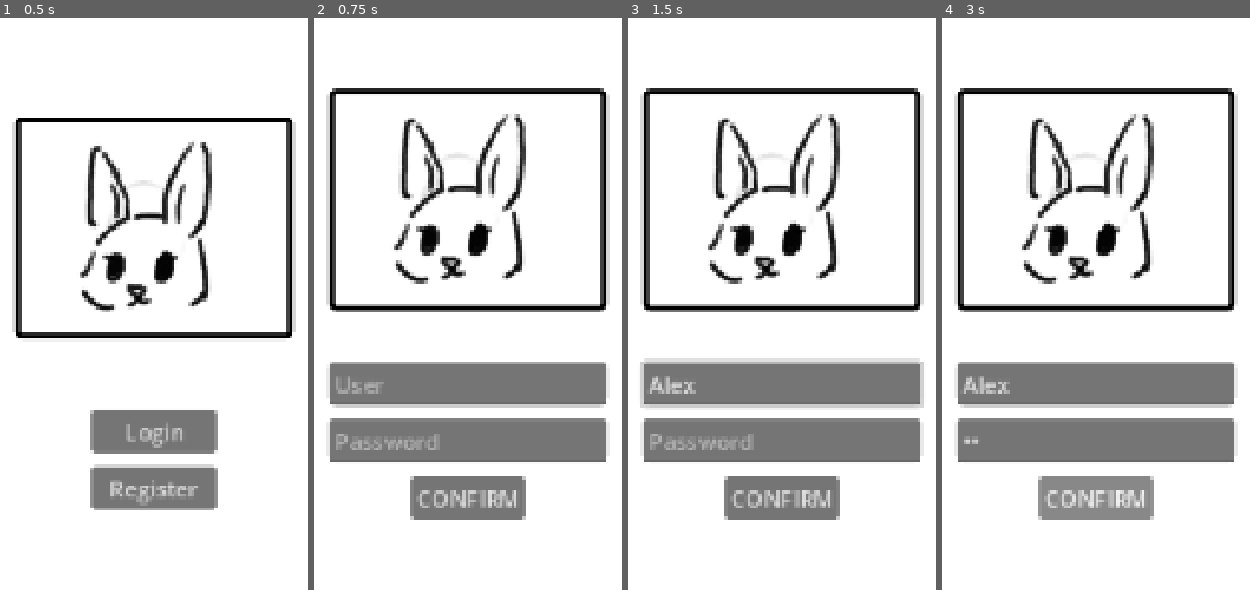
Above: before the commit, frames 1-4 (left to right).
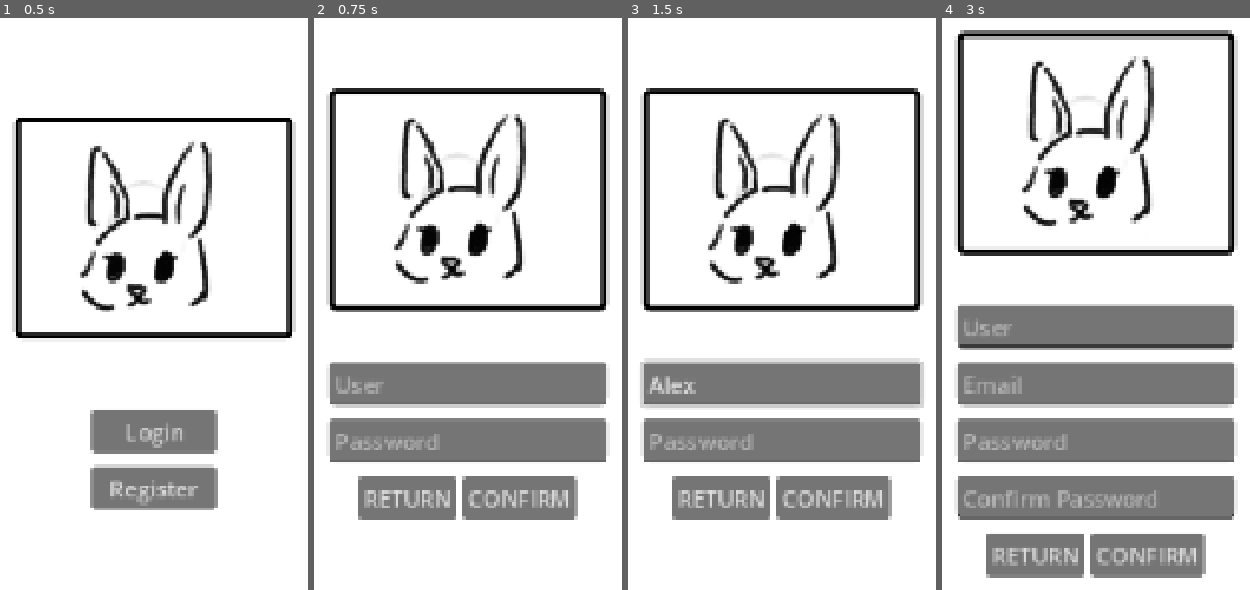
Above: after the commit, the same moments.

Repository: sandre-to/bachelor2026-frontend
Game: Godot game, scene res://scenes/login_screen/login_scene.tscn
Two runs of this game, one before a commit and one after it. Both use one fixed random seed, a clock stepped at 60 frames per second and the inputs below. This scene is started directly instead of the project's main scene.
Inputs (mouse positions are in pixels of both pictures, inside the frame that each line leads up to):
- Up to frame 1 (0.5 s): no input
- Up to frame 2 (0.75 s): click "Login" at 0.5 s
- Up to frame 3 (1.5 s): click (782, 384) at 1.27 s; type "Alex" at 1.35 s
- Up to frame 4 (3 s): click (1096, 441) at 1.5 s; type "12" at 1.58 s; click (1034, 498) at 2 s, where only the run after the commit has a clickable "RETURN"; click (1096, 487) at 2.75 s, where only the run after the commit has a clickable "Register"

Frame 1 is identical in both runs. In frame 2, 3.5% of the frame differs, in the area x 14-86%, y 80-88%; in frame 3, 3.5%; in frame 4, 29%, in the area x 3-97%, y 2-98%.

Commit message:
logginn- og registreringssiden funksjonerer

Diff:
--- a/scenes/login_screen/login_scene.gd
+++ b/scenes/login_screen/login_scene.gd
@@ -1,6 +1,4 @@
 class_name LoginScreen extends Control
-
-@export var host_url: String = "http://localhost:8080"
 
 # UI Knapper
 @onready var choose_login_button: Button = $MarginContainer/VBoxContainer/ChooseLoginOrRegister/VBoxContainer/ChooseLoginButton
@@ -15,6 +13,13 @@
 @onready var register_panel: VBoxContainer = $MarginContainer/VBoxContainer/RegisterPanel
 @onready var confirm_register: Button = $MarginContainer/VBoxContainer/RegisterPanel/ConfirmRegister
 
+# URL-er
+@export var host_url: String = "http://localhost:8080"
+@export var register_url: String = "/api/user/register"
+@export var login_url: String = "/login"	# Endre til /api/user/login
+var last_request_type: String = "None"
+
+
 func _ready() -> void:
 	log_or_reg_panel.show()
 	register_panel.hide()
@@ -22,54 +27,55 @@
 
 	#Setter opp HTTP Request til en URL
 	http_request.request_completed.connect(_on_request_completed)
-	http_request.request(host_url)
 
+
+# _on_request_completed():	Når en forespørsel sendes
+@warning_ignore("unused_parameter")
 func _on_request_completed(
-	result: int,
-	response_code: int,
-	headers: PackedStringArray,
-	body: PackedByteArray
+		result: int,
+		response_code: int,
+		headers: PackedStringArray,
+		body: PackedByteArray
 	) -> void:
 
-	var response_text := body.get_string_from_utf8()
-	print("Response code:", response_code)
-	print("Response body:", response_text)
+	var response_text: String = body.get_string_from_utf8()
+	print(response_text)
 
-	if response_code == 200 or response_code == 201:
-		print("Registration successful!")
+	if last_request_type == "Login":
+	# TODO: Lag en WS-forbindelse
+		pass
+	elif last_request_type == "Register":
+	# TODO: Vis statusmelding til brukeren
+		pass
 	else:
-		print("Registratison failed!")
+		print("wtf")
 
-func _on_register_user_button_pressed() -> void:
-	log_or_reg_panel.hide()
-	register_panel.show()
 
-func _on_choose_login_button_pressed() -> void:
-	log_or_reg_panel.hide()
-	login_panel.show()
 
+# _on_confirm_register_pressed():	Registrer brukeren
 func _on_confirm_register_pressed() -> void:
 	var username: String = register_panel.get_node("UsernameEnter").text
 	var email: String = register_panel.get_node("EmailEnter").text
 	var password: String = register_panel.get_node("PasswordEnter").text
 	var passwordConfirm: String = register_panel.get_node("PasswordEnter2").text
 
+	# TODO:	Vis denne meldingen for brukeren
 	if password != passwordConfirm:
-		push_error("Password not matching")
+		print("Password not matching")
 		return
 
-	#Lagrer informasjonen til en JSON-fil
-	var user_data := {
+	#Lagrer informasjonen i JSON-format
+	var user_data: Dictionary[String, String] = {
 		"username": username,
 		"email": email,
 		"password": password,
 		"passwordConfirm": passwordConfirm
 	}
 
-	var json_string := JSON.stringify(user_data)
+	var json_string: String = JSON.stringify(user_data)
 	var headers := ["Content-Type: application/json"]
 	var error := http_request.request(
-		"http://localhost:8080/api/user/register",
+		host_url + register_url,	# Siden + /api/user/register
 		headers,
 		HTTPClient.METHOD_POST,
 		json_string
@@ -77,3 +83,54 @@
 
 	if error != OK:
 		print("Error sending request: ", error)
+	else:
+		last_request_type = "Register"
+
+
+# _on_confirm_button_pressed():	Logger brukeren inn
+func _on_confirm_button_pressed() -> void:
+	var username: String = login_panel.get_node("UsernameEnter").text
+	var password: String = login_panel.get_node("PasswordEnter").text
+
+	#Lagrer informasjonen i JSON-format
+	var user_data: Dictionary[String, String] = {
+		"username": username,
+		"password": password,
+	}
+
+	var json_string: String = JSON.stringify(user_data)
+	var headers := ["Content-Type: application/json"]
+	var error := http_request.request(
+		host_url + login_url,	# Siden + /api/user/login
+		headers,
+		HTTPClient.METHOD_POST,
+		json_string
+	)
+
+	# TODO: what
+	if error != OK:
+		print("Error sending request: ", error)
+	else:
+		last_request_type = "Login"
+
+
+
+
+func _on_register_user_button_pressed() -> void:
+	log_or_reg_panel.hide()
+	register_panel.show()
+
+
+func _on_choose_login_button_pressed() -> void:
+	log_or_reg_panel.hide()
+	login_panel.show()
+
+
+func _on_back_from_register_button_pressed() -> void:
+	log_or_reg_panel.show()
+	register_panel.hide()
+
+
+func _on_back_from_login_button_pressed() -> void:
+	log_or_reg_panel.show()
+	login_panel.hide()
--- a/scenes/login_screen/login_scene.tscn
+++ b/scenes/login_screen/login_scene.tscn
@@ -103,7 +103,16 @@
 caret_blink = true
 secret = true
 
-[node name="ConfirmButton" type="Button" parent="MarginContainer/VBoxContainer/LoginPanel" unique_id=1859659473]
+[node name="HBoxContainer" type="HBoxContainer" parent="MarginContainer/VBoxContainer/LoginPanel" unique_id=1819320411]
+layout_mode = 2
+size_flags_horizontal = 4
+
+[node name="BackFromLoginButton" type="Button" parent="MarginContainer/VBoxContainer/LoginPanel/HBoxContainer" unique_id=116711801]
+custom_minimum_size = Vector2(48, 0)
+layout_mode = 2
+text = "RETURN"
+
+[node name="ConfirmButton" type="Button" parent="MarginContainer/VBoxContainer/LoginPanel/HBoxContainer" unique_id=1859659473]
 layout_mode = 2
 size_flags_horizontal = 4
 text = "CONFIRM"
@@ -146,7 +155,7 @@
 layout_mode = 2
 size_flags_horizontal = 4
 
-[node name="BackButton" type="Button" parent="MarginContainer/VBoxContainer/RegisterPanel/HBoxContainer" unique_id=673229864]
+[node name="BackFromRegisterButton" type="Button" parent="MarginContainer/VBoxContainer/RegisterPanel/HBoxContainer" unique_id=673229864]
 custom_minimum_size = Vector2(48, 0)
 layout_mode = 2
 text = "RETURN"
@@ -183,6 +192,9 @@
 layout_mode = 2
 text = "Register"
 
+[connection signal="pressed" from="MarginContainer/VBoxContainer/LoginPanel/HBoxContainer/BackFromLoginButton" to="." method="_on_back_from_login_button_pressed"]
+[connection signal="pressed" from="MarginContainer/VBoxContainer/LoginPanel/HBoxContainer/ConfirmButton" to="." method="_on_confirm_button_pressed"]
+[connection signal="pressed" from="MarginContainer/VBoxContainer/RegisterPanel/HBoxContainer/BackFromRegisterButton" to="." method="_on_back_from_register_button_pressed"]
 [connection signal="pressed" from="MarginContainer/VBoxContainer/RegisterPanel/HBoxContainer/ConfirmRegister" to="." method="_on_confirm_register_pressed"]
 [connection signal="pressed" from="MarginContainer/VBoxContainer/ChooseLoginOrRegister/VBoxContainer/ChooseLoginButton" to="." method="_on_choose_login_button_pressed"]
 [connection signal="pressed" from="MarginContainer/VBoxContainer/ChooseLoginOrRegister/VBoxContainer/RegisterUserButton" to="." method="_on_register_user_button_pressed"]
--- /dev/null
+++ b/scripts/server_communicator.gd
@@ -0,0 +1,29 @@
+extends Resource
+class_name ServerCommunicator
+
+# ServerCommunicator:
+# Dette er objektet som brukes for å kommunisere med backenden gjennom websocket.
+
+# Notater:
+# - Forbindelsen baseres på websocket, ikke websocket secure. Dette må endres.
+
+const socket_url: String = "ws://localhost:8080"
+const game_endpoint: String = "/game"
+
+var server = WebSocketPeer.new()
+
+
+func _init() -> void:
+	pass
+
+
+# Connect_to_game():	Kobler forbindelsen til /game -endepunktet
+func connect_to_game() -> void:
+	var error = server.connect_to_url(socket_url + game_endpoint)
+
+
+
+
+# _handle_connection_error():	Håndterer forbindelsesfeil
+func _handle_connection_error() -> void:
+	pass
Not shown, added: scripts/server_communicator.gd.uid
